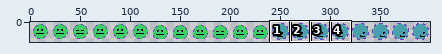
Sprite sheet, stored at img/sawman-all.png. Above, an overview of the earlier version with the close-up marked.
Close-up. Before the commit:
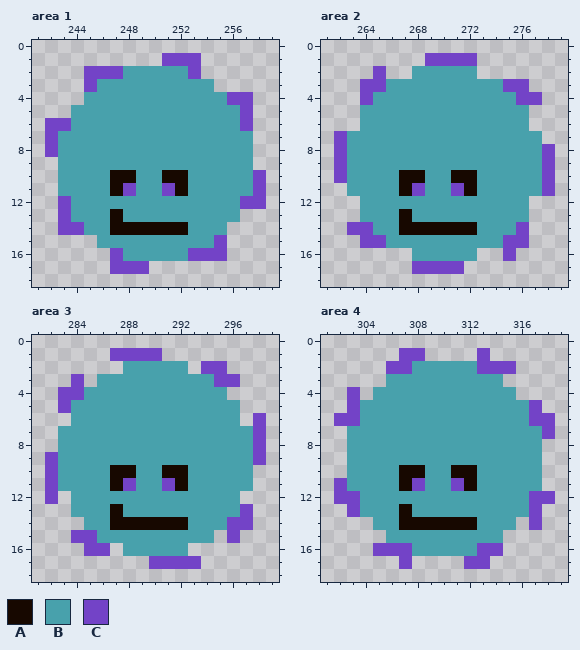
The file is 400x20 pixels. Shown: area 1: x 241..259, y 0..18; area 2: x 261..279, y 0..18; area 3: x 281..299, y 0..18; area 4: x 301..319, y 0..18. The commit also changed other parts of the picture, which this record leaves out.
Palette (. is transparent): A #170800  B #48a1ac  C #7343c7
Pixels before, area 1, first column x 242:
 1 .........CCC.....
 2 ...CCCBBBBBC.....
 3 ...CBBBBBBBBB....
 4 ...BBBBBBBBBBBCC.
 5 ..BBBBBBBBBBBBBC.
 6 CCBBBBBBBBBBBBBC.
 7 CBBBBBBBBBBBBBBB.
 8 CBBBBBBBBBBBBBBB.
 9 .BBBBBBBBBBBBBBB.
10 .BBBBAABBAABBBBBC
11 .BBBBACBBCABBBBBC
12 .CBBBBBBBBBBBBBCC
13 .CBBBABBBBBBBBB..
14 .CCBBAAAAAABBB...
15 ....BBBBBBBBBC...
16 .....CBBBBBCCC...
17 .....CCC.........
Pixels before, area 2, first column x 262:
 1 .......CCCC......
 2 ...C..BBBBB......
 3 ..CCBBBBBBBBBCC..
 4 ..CBBBBBBBBBBBCC.
 5 ..BBBBBBBBBBBBB..
 6 ..BBBBBBBBBBBBB..
 7 CBBBBBBBBBBBBBBB.
 8 CBBBBBBBBBBBBBBBC
 9 CBBBBBBBBBBBBBBBC
10 CBBBBAABBAABBBBBC
11 .BBBBACBBCABBBBBC
12 ..BBBBBBBBBBBBB..
13 ..BBBABBBBBBBBB..
14 .CCBBAAAAAABBBC..
15 ..CCBBBBBBBBBCC..
16 ......BBBBB..C...
17 ......CCCC.......
Pixels before, area 3, first column x 282:
 1 .....CCCC........
 2 ......BBBBB.CC...
 3 ..C.BBBBBBBBBCC..
 4 .CCBBBBBBBBBBB...
 5 .CBBBBBBBBBBBBB..
 6 ..BBBBBBBBBBBBB.C
 7 .BBBBBBBBBBBBBBBC
 8 .BBBBBBBBBBBBBBBC
 9 CBBBBBBBBBBBBBBBC
10 CBBBBAABBAABBBBB.
11 CBBBBACBBCABBBBB.
12 C.BBBBBBBBBBBBB..
13 ..BBBABBBBBBBBBC.
14 ...BBAAAAAABBBCC.
15 ..CCBBBBBBBBB.C..
16 ...CC.BBBBB......
17 ........CCCC.....
Pixels before, area 4, first column x 302:
 1 .....CC....C.....
 2 ....CCBBBBBCCC...
 3 ....BBBBBBBBB....
 4 .C.BBBBBBBBBBB...
 5 .CBBBBBBBBBBBBBC.
 6 CCBBBBBBBBBBBBBCC
 7 .BBBBBBBBBBBBBBBC
 8 .BBBBBBBBBBBBBBB.
 9 .BBBBBBBBBBBBBBB.
10 .BBBBAABBAABBBBB.
11 CBBBBACBBCABBBBB.
12 CCBBBBBBBBBBBBBCC
13 .CBBBABBBBBBBBBC.
14 ...BBAAAAAABBB.C.
15 ....BBBBBBBBB....
16 ...CCCBBBBBCC....
17 .....C....CC.....
New version:
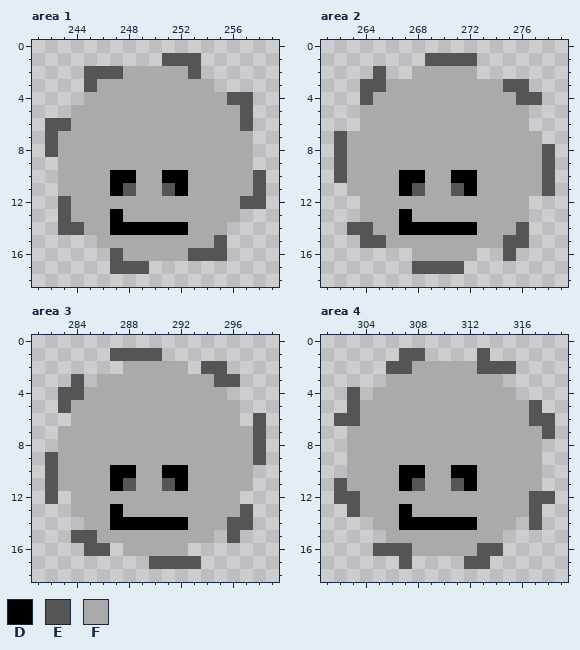
Colours new in this view: D #000000  E #555555  F #aaaaaa
What changed:
Changed rows in their new state; - is an unchanged pixel.
Area 1:
first column x 242:
 1 ---------EEE-----
 2 ---EEEFFFFFE-----
 3 ---EFFFFFFFFF----
 4 ---FFFFFFFFFFFEE-
 5 --FFFFFFFFFFFFFE-
 6 EEFFFFFFFFFFFFFE-
 7 EFFFFFFFFFFFFFFF-
 8 EFFFFFFFFFFFFFFF-
 9 -FFFFFFFFFFFFFFF-
10 -FFFFDDFFDDFFFFFE
11 -FFFFDEFFEDFFFFFE
12 -EFFFFFFFFFFFFFEE
13 -EFFFDFFFFFFFFF--
14 -EEFFDDDDDDFFF---
15 ----FFFFFFFFFE---
16 -----EFFFFFEEE---
17 -----EEE---------
Area 2:
first column x 262:
 1 -------EEEE------
 2 ---E--FFFFF------
 3 --EEFFFFFFFFFEE--
 4 --EFFFFFFFFFFFEE-
 5 --FFFFFFFFFFFFF--
 6 --FFFFFFFFFFFFF--
 7 EFFFFFFFFFFFFFFF-
 8 EFFFFFFFFFFFFFFFE
 9 EFFFFFFFFFFFFFFFE
10 EFFFFDDFFDDFFFFFE
11 -FFFFDEFFEDFFFFFE
12 --FFFFFFFFFFFFF--
13 --FFFDFFFFFFFFF--
14 -EEFFDDDDDDFFFE--
15 --EEFFFFFFFFFEE--
16 ------FFFFF--E---
17 ------EEEE-------
Area 3:
first column x 282:
 1 -----EEEE--------
 2 ------FFFFF-EE---
 3 --E-FFFFFFFFFEE--
 4 -EEFFFFFFFFFFF---
 5 -EFFFFFFFFFFFFF--
 6 --FFFFFFFFFFFFF-E
 7 -FFFFFFFFFFFFFFFE
 8 -FFFFFFFFFFFFFFFE
 9 EFFFFFFFFFFFFFFFE
10 EFFFFDDFFDDFFFFF-
11 EFFFFDEFFEDFFFFF-
12 E-FFFFFFFFFFFFF--
13 --FFFDFFFFFFFFFE-
14 ---FFDDDDDDFFFEE-
15 --EEFFFFFFFFF-E--
16 ---EE-FFFFF------
17 --------EEEE-----
Area 4:
first column x 302:
 1 -----EE----E-----
 2 ----EEFFFFFEEE---
 3 ----FFFFFFFFF----
 4 -E-FFFFFFFFFFF---
 5 -EFFFFFFFFFFFFFE-
 6 EEFFFFFFFFFFFFFEE
 7 -FFFFFFFFFFFFFFFE
 8 -FFFFFFFFFFFFFFF-
 9 -FFFFFFFFFFFFFFF-
10 -FFFFDDFFDDFFFFF-
11 EFFFFDEFFEDFFFFF-
12 EEFFFFFFFFFFFFFEE
13 -EFFFDFFFFFFFFFE-
14 ---FFDDDDDDFFF-E-
15 ----FFFFFFFFF----
16 ---EEEFFFFFEE----
17 -----E----EE-----
Where, in picture pixels (left, top, right, bottom), the same in both close-ups:
changed: (45, 53, 266, 274)
changed: (334, 53, 555, 274)
changed: (45, 348, 266, 569)
changed: (334, 348, 555, 569)
